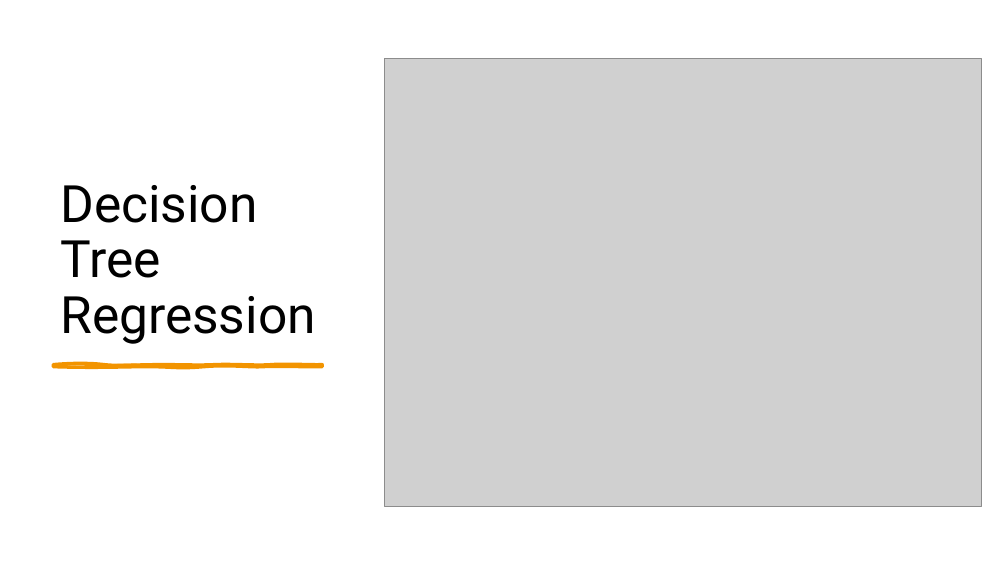
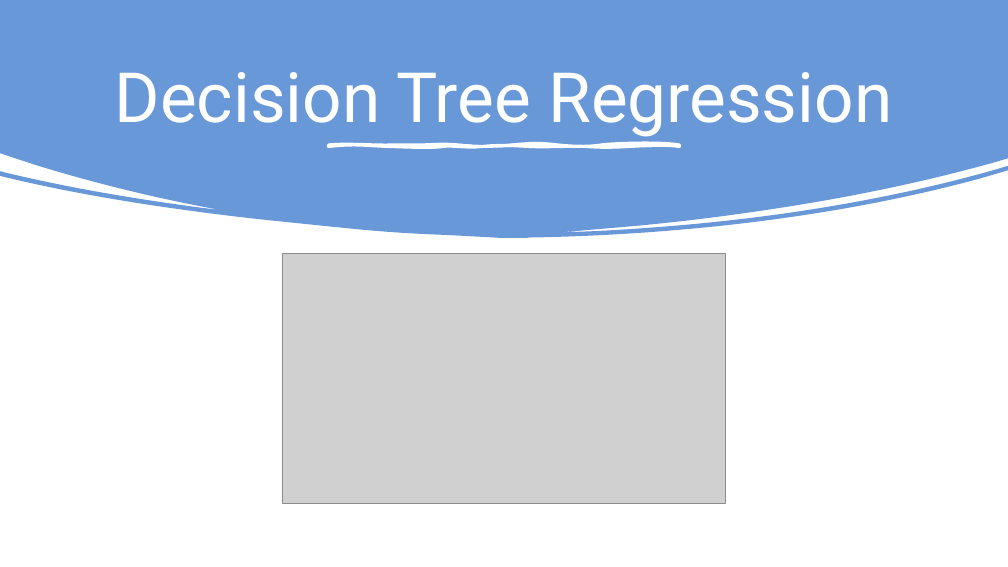
Before and after one commit to dev-aniketsingh/AirBnbSeniorProject, a slide deck: slide 13 of presentation.pptx. Drawn at 1008x567 pixels with LibreOffice and Linux fonts; fonts in the diff are those of the drawing; grey boxes stand for pictures. Boxes give left, top, right and bottom in pixels: in the first picture for what was removed or moved away, otherwise in the second. Text is boxed around its words. In the diff, an @@ line names an element or a change of style, - is before the commit and + after.

```diff
--- a/presentation.pptx
+++ b/presentation.pptx
@@ freeform shape added at (0,0,1008,238), fill #6898D7 @@
@@ title "Decision Tree Regression": place and size @@
-title "Decision Tree Regression" at (60,185,315,344)
+title "Decision Tree Regression" at (115,72,892,137)
@@ title "Decision Tree Regression" at (115,72,892,137): size 49 to 66 pt, text colour #000000 to #FFFFFF; alignment left to centre; line spacing 0.9 to 1; vertical alignment bottom to middle @@
@@ picture removed at (385,59,982,507) @@
@@ freeform shape added at (329,145,680,147), fill #FFFFFF, outline #FFFFFF 3 pt @@
@@ picture added at (282,253,726,503) @@
@@ freeform shape removed at (53,364,322,367) @@
```
Also in this commit, not shown: 3 other slides changed, 12 other files.
